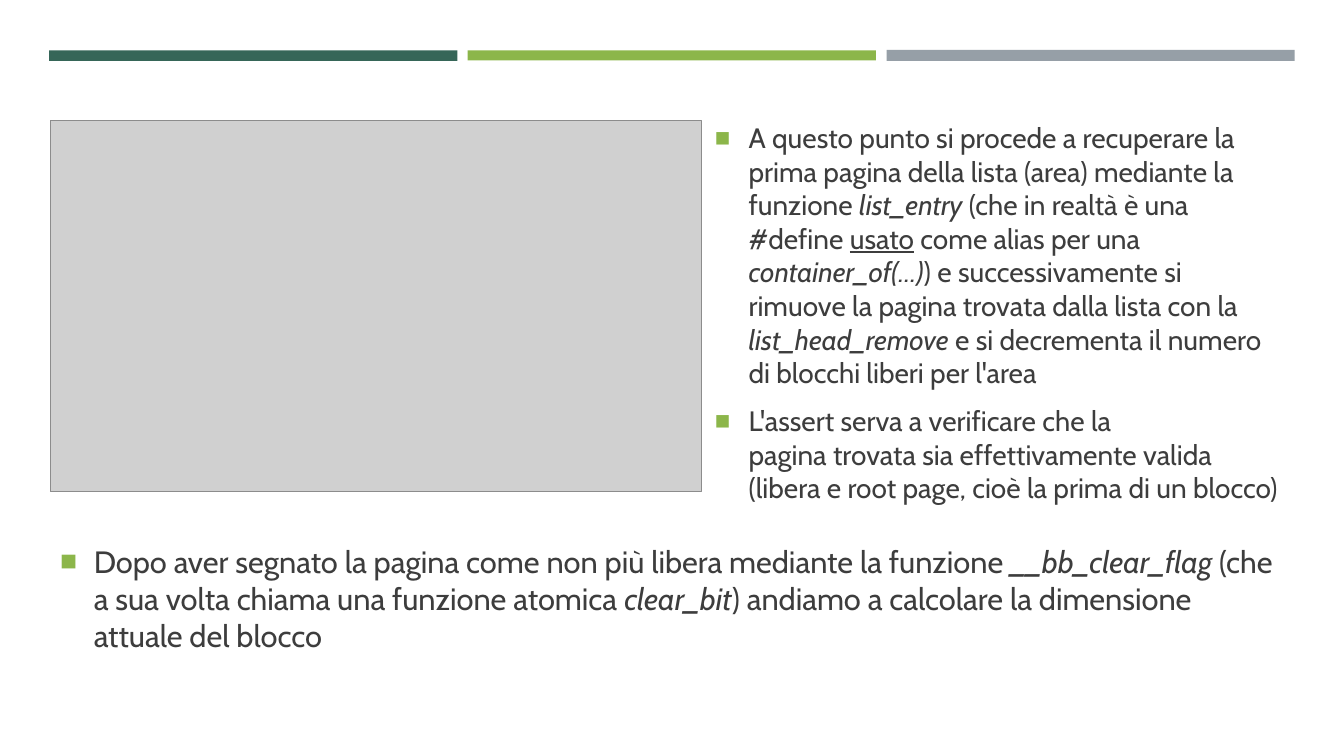
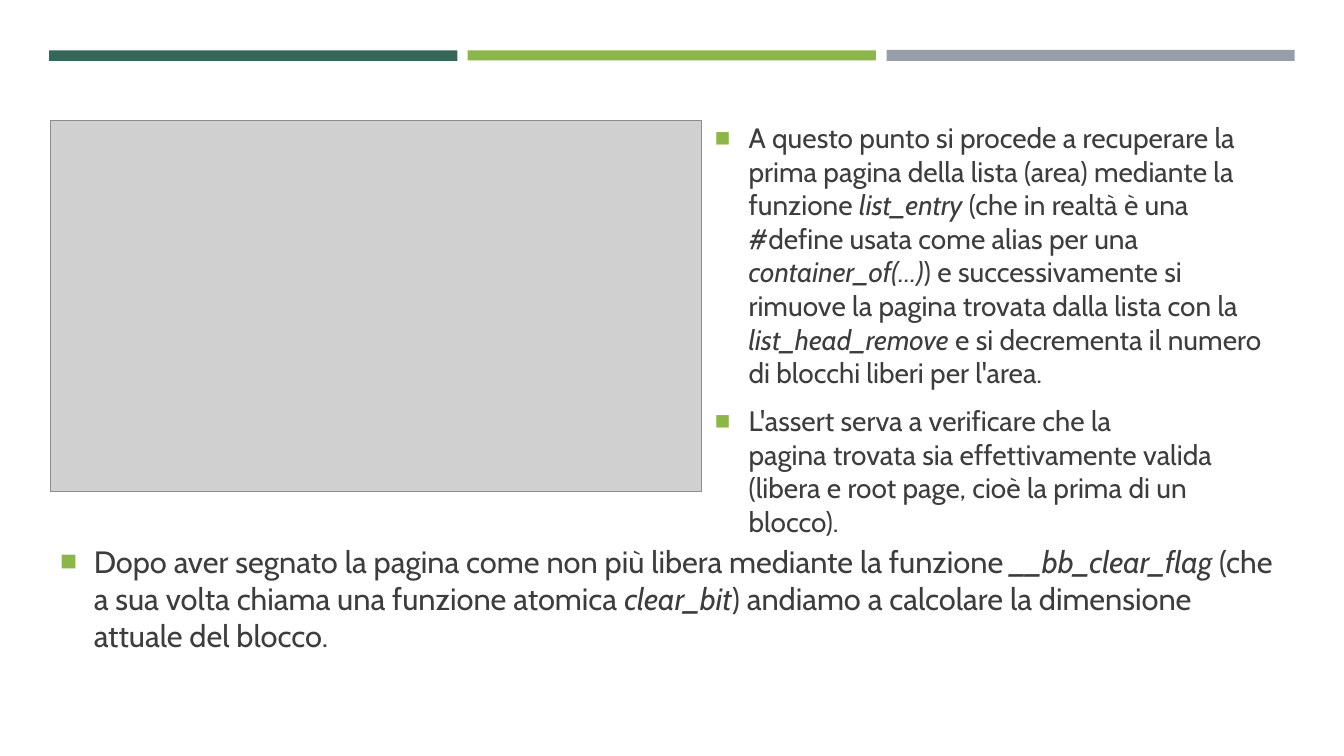
Before and after one commit to ProgrammazioneDiSistema2023-IA-ZZ/Group04, a slide deck: slide 15 of MentOS - Implementazione Buddy System.pptx. Drawn at 1344x756 pixels with LibreOffice and Linux fonts; fonts in the diff are those of the drawing; grey boxes stand for pictures. Boxes give left, top, right and bottom in pixels: in the first picture for what was removed or moved away, otherwise in the second. Text is boxed around its words. In the diff, an @@ line names an element or a change of style, - is before the commit and + after.

```diff
--- a/MentOS - Implementazione Buddy System.pptx
+++ b/MentOS - Implementazione Buddy System.pptx
@@ text at [749,127,1261,505]: text changed @@
-■ A questo punto si procede a recuperare la prima pagina della lista (area) mediante la funzione list_entry (che in realtà è una #define usato come alias per una container_of(…)) e successivamente si rimuove la pagina trovata dalla lista con la list_head_remove e si decrementa il numero di blocchi liberi per l'area
-■ L'assert serva a verificare che la pagina trovata sia effettivamente valida (libera e root page, cioè la prima di un blocco)
+■ A questo punto si procede a recuperare la prima pagina della lista (area) mediante la funzione list_entry (che in realtà è una #define usata come alias per una container_of(…)) e successivamente si rimuove la pagina trovata dalla lista con la list_head_remove e si decrementa il numero di blocchi liberi per l'area.
+■ L'assert serva a verificare che la pagina trovata sia effettivamente valida (libera e root page, cioè la prima di un blocco).
@@ text at [94,550,1272,648]: text changed @@
-■ Dopo aver segnato la pagina come non più libera mediante la funzione __bb_clear_flag (che a sua volta chiama una funzione atomica clear_bit) andiamo a calcolare la dimensione attuale del blocco
+■ Dopo aver segnato la pagina come non più libera mediante la funzione __bb_clear_flag (che a sua volta chiama una funzione atomica clear_bit) andiamo a calcolare la dimensione attuale del blocco.
```
Also in this commit, not shown: 14 other slides changed, 9 other files.
